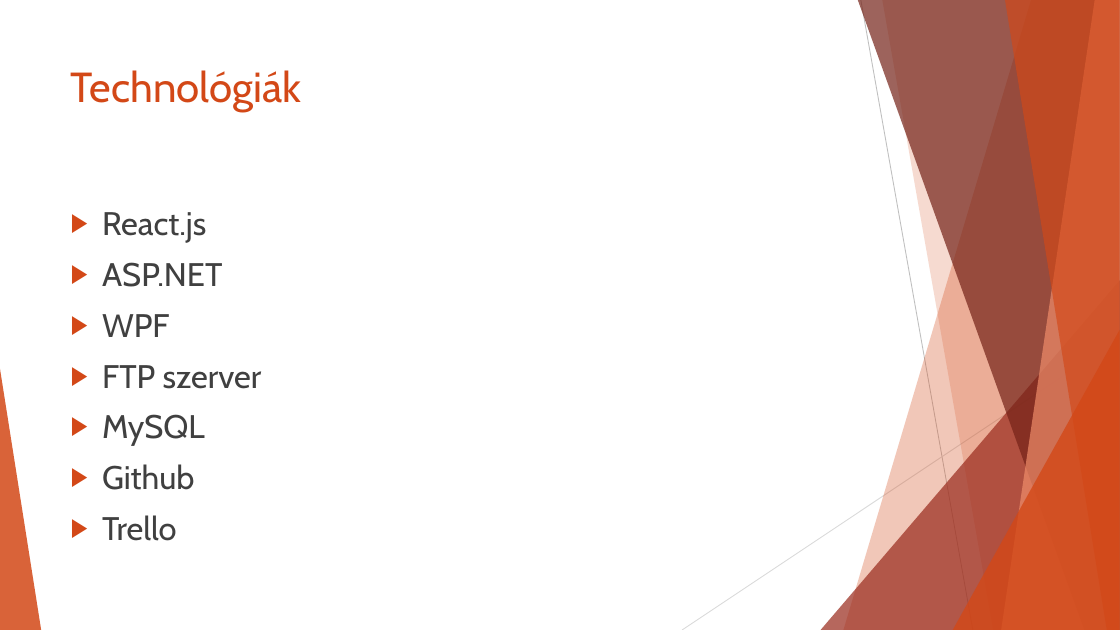
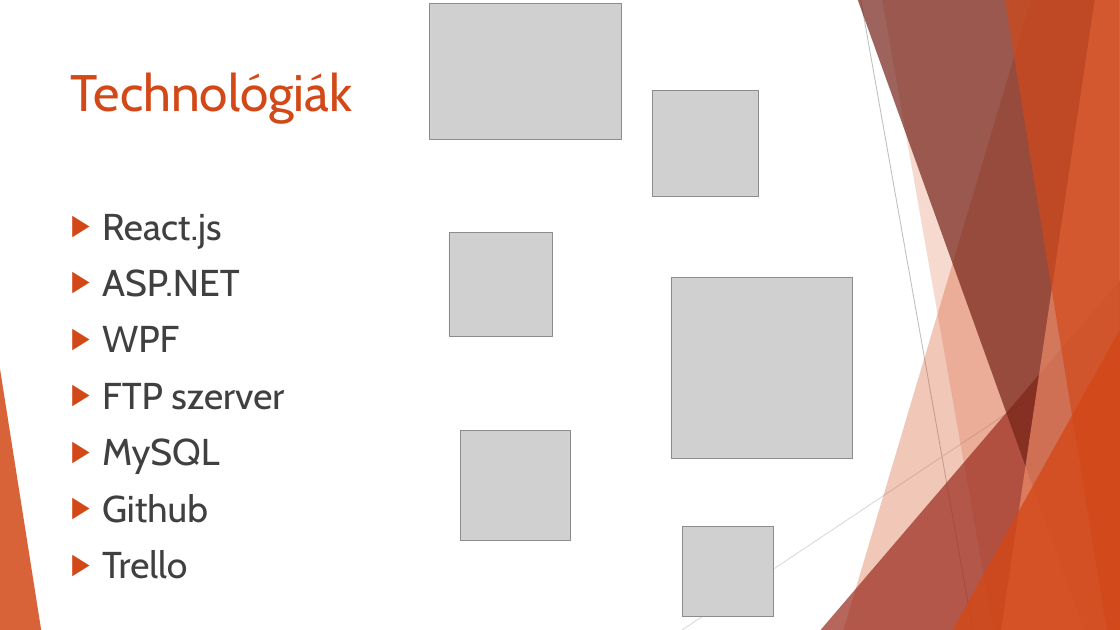
Before and after one commit to GavalaN/TheGrandProject, a slide deck: slide 5 of AssettoAuto.pptx. Drawn at 1120x630 pixels with LibreOffice and Linux fonts; fonts in the diff are those of the drawing; grey boxes stand for pictures. Boxes give left, top, right and bottom in pixels: in the first picture for what was removed or moved away, otherwise in the second. Text is boxed around its words. In the diff, an @@ line names an element or a change of style, - is before the commit and + after.

Commit message:
improved presentation

```diff
--- a/AssettoAuto.pptx
+++ b/AssettoAuto.pptx
@@ picture added at box(429, 3, 622, 139) @@
@@ title "Technológiák" at box(71, 72, 353, 122): size 36 to 44 pt @@
@@ picture added at box(652, 91, 759, 197) @@
@@ text "React.js" at box(102, 214, 284, 579): size 28 to 32 pt @@
@@ picture added at box(450, 233, 553, 336) @@
@@ picture added at box(671, 277, 853, 459) @@
@@ picture added at box(460, 431, 571, 541) @@
@@ picture added at box(683, 526, 774, 617) @@
```
Also in this commit, not shown: 7 other slides changed.
